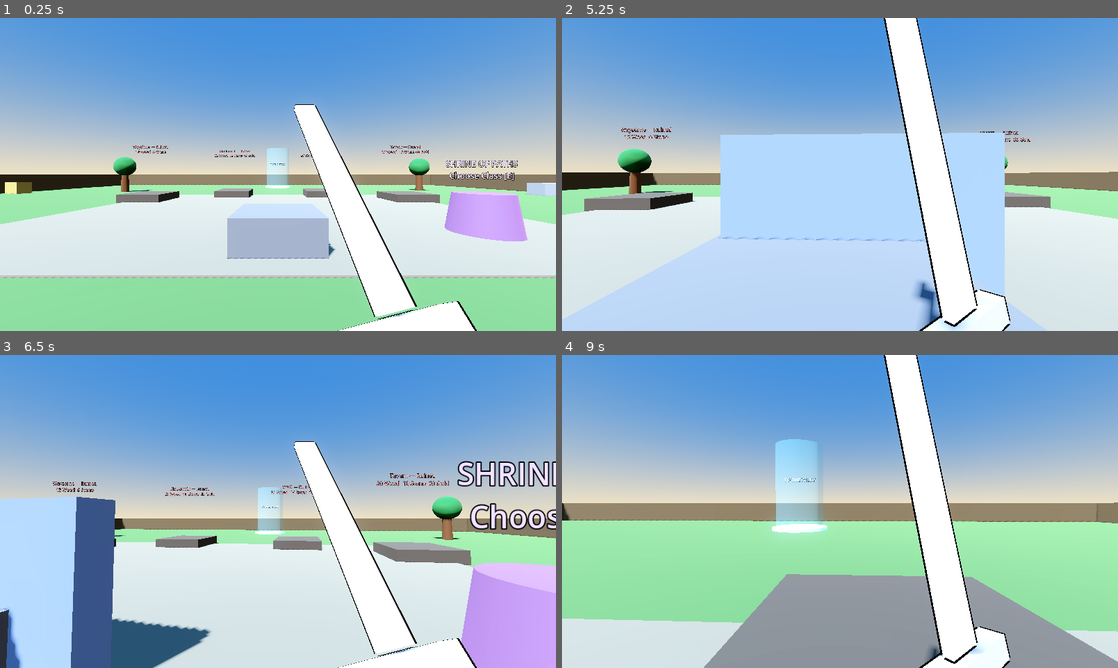
Above: before the commit, frames 1-4 (two rows, left to right).
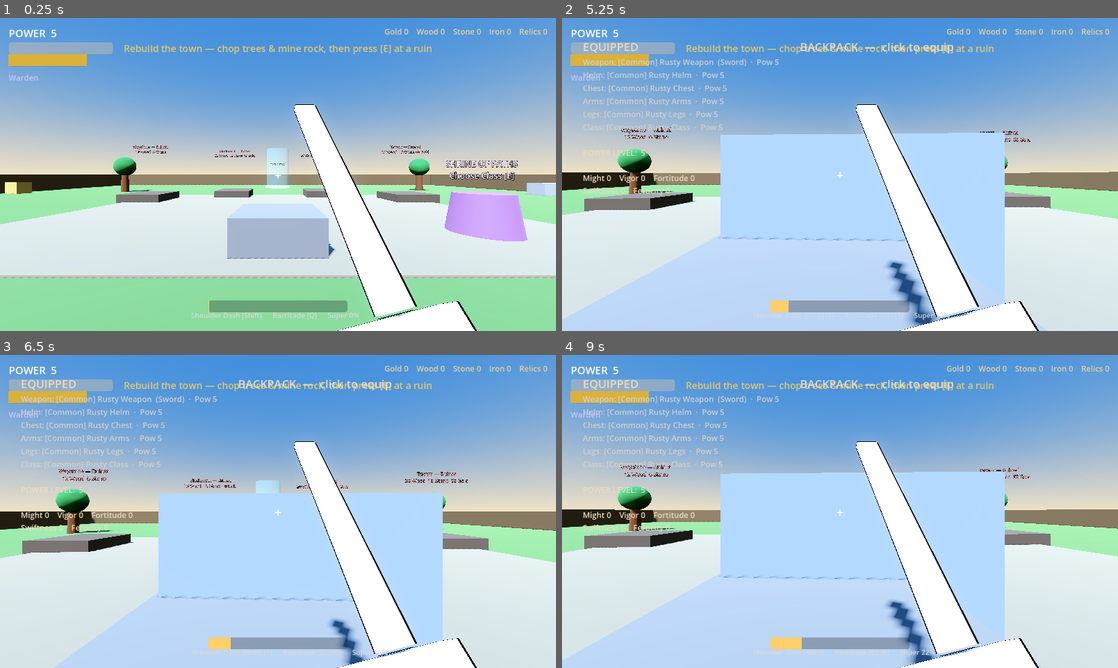
Above: after the commit, the same moments.

Repository: trevorvail3/Slayer
Game: Godot game, scene res://scenes/hub.tscn
Two runs of this game, one before a commit and one after it. Both use one fixed random seed, a clock stepped at 60 frames per second and the inputs below.
Inputs (mouse positions are in pixels of both pictures, inside the frame that each line leads up to):
- Up to frame 1 (0.25 s): no input
- Up to frame 2 (5.25 s): tap E (interact) at 0.5, 1.25, 2, 2.75, 3.5, 3.6, 4.25 s; move the mouse to (867, 174) at 0.52 s; press the mouse at (867, 174) at 0.53 s; hold W (move_forward) from 0.53 s (still down); tap Space (jump) at 0.77, 1.52, 3.02, 3.77, 4.52 s; move the mouse to (812, 174) at 1.27 s; release the mouse at (812, 174) at 1.28 s; right-click (812, 174) at 1.35 s; click (812, 174) at 1.42 s; move the mouse to (851, 168) at 2.02 s; hold Q (class_ability) 2.03-2.78 s; click (851, 168) at 2.17 s; move the mouse to (834, 180) at 2.77 s; tap Shift (dodge) at 2.85 s; click (834, 180) at 2.92 s; move the mouse to (878, 177) at 3.52 s; click (878, 177) at 3.67 s; move the mouse to (795, 171) at 4.27 s; tap F (super) at 4.35 s; click (795, 171) at 4.42 s; move the mouse to (845, 174) at 5.02 s; tap I at 5.1 s; click (845, 174) at 5.17 s
- Up to frame 3 (6.5 s): move the mouse to (255, 505) at 5.77 s; release W (move_forward) at 5.78 s; hold D (move_right) from 5.78 s (still down); click (255, 505) at 5.85 s; tap Space (jump) at 6.02 s
- Up to frame 4 (9 s): move the mouse to (867, 511) at 6.52 s; release D (move_right) at 6.53 s; hold Right mouse button (block) 6.53-7.28 s; hold W (move_forward) 6.53-8.78 s; click (867, 511) at 6.67 s; tap Space (jump) at 6.77, 7.52 s; move the mouse to (812, 511) at 7.27 s; tap Q (class_ability) at 7.35 s; click (812, 511) at 7.42 s; move the mouse to (851, 505) at 8.02 s; hold Shift (dodge) 8.03-8.78 s; click (851, 505) at 8.17 s; move the mouse to (834, 517) at 8.77 s; hold A (move_left) from 8.78 s (still down); tap E (interact) at 8.85 s; click (834, 517) at 8.92 s

The runs differ from the first frame. In frame 1, 3.3% of the frame differs, in the area x 1-99%, y 3-97%; in frame 2, 14%; in frame 3, 50%; in frame 4, 55%, in the area x 0-100%, y 0-100%.
Error before the commit: Parse Error: Identifier "root" not declared in the current scope. (res://scripts/ui/hud.gd:142)

Commit message:
Fix: HUD parser error — region banner insert split _build() in half
The v0.8 edit anchored the new region-banner construction (and the
show_region function) after ability_label, which sits mid-_build(); the
toast/objective/resource construction below the new func fell out of scope
("Identifier root not declared"). Restore all widget construction inside
_build() and move show_region below it as a standalone method.

Co-Authored-By: Claude Opus 4.8 <noreply@anthropic.com>
Claude-Session: https://claude.ai/code/session_01BSW54Paq7ZG23rR9KqKiVs

Diff:
--- a/scripts/ui/hud.gd
+++ b/scripts/ui/hud.gd
@@ -121,6 +121,33 @@
 	region_box.add_child(region_sub)
 	root.add_child(region_box)
 
+	toast = Label.new()
+	toast.set_anchors_preset(Control.PRESET_CENTER_BOTTOM)
+	toast.position -= Vector2(180, 90)
+	toast.add_theme_font_size_override("font_size", 22)
+	root.add_child(toast)
+
+	objective_label = Label.new()
+	objective_label.set_anchors_preset(Control.PRESET_TOP_WIDE)
+	objective_label.horizontal_alignment = HORIZONTAL_ALIGNMENT_CENTER
+	objective_label.offset_top = 54
+	objective_label.mouse_filter = Control.MOUSE_FILTER_IGNORE
+	objective_label.add_theme_font_size_override("font_size", 22)
+	objective_label.add_theme_color_override("font_color", Color("e6c86a"))
+	objective_label.text = ""
+	root.add_child(objective_label)
+
+	resource_label = Label.new()
+	resource_label.set_anchors_preset(Control.PRESET_TOP_RIGHT)
+	resource_label.grow_horizontal = Control.GROW_DIRECTION_BEGIN
+	resource_label.position = Vector2(-20, 18)
+	resource_label.horizontal_alignment = HORIZONTAL_ALIGNMENT_RIGHT
+	resource_label.mouse_filter = Control.MOUSE_FILTER_IGNORE
+	resource_label.add_theme_font_size_override("font_size", 18)
+	resource_label.add_theme_color_override("font_color", Color("e6d29a"))
+	resource_label.text = ""
+	root.add_child(resource_label)
+
 ## Big fading "area discovered" banner.
 func show_region(title: String, sub: String = "") -> void:
 	if region_title == null:
@@ -135,33 +162,6 @@
 	_region_tween.tween_interval(2.4)
 	_region_tween.tween_property(region_box, "modulate:a", 0.0, 0.9)
 
-	toast = Label.new()
-	toast.set_anchors_preset(Control.PRESET_CENTER_BOTTOM)
-	toast.position -= Vector2(180, 90)
-	toast.add_theme_font_size_override("font_size", 22)
-	root.add_child(toast)
-
-	objective_label = Label.new()
-	objective_label.set_anchors_preset(Control.PRESET_TOP_WIDE)
-	objective_label.horizontal_alignment = HORIZONTAL_ALIGNMENT_CENTER
-	objective_label.offset_top = 54
-	objective_label.mouse_filter = Control.MOUSE_FILTER_IGNORE
-	objective_label.add_theme_font_size_override("font_size", 22)
-	objective_label.add_theme_color_override("font_color", Color("e6c86a"))
-	objective_label.text = ""
-	root.add_child(objective_label)
-
-	resource_label = Label.new()
-	resource_label.set_anchors_preset(Control.PRESET_TOP_RIGHT)
-	resource_label.grow_horizontal = Control.GROW_DIRECTION_BEGIN
-	resource_label.position = Vector2(-20, 18)
-	resource_label.horizontal_alignment = HORIZONTAL_ALIGNMENT_RIGHT
-	resource_label.mouse_filter = Control.MOUSE_FILTER_IGNORE
-	resource_label.add_theme_font_size_override("font_size", 18)
-	resource_label.add_theme_color_override("font_color", Color("e6d29a"))
-	resource_label.text = ""
-	root.add_child(resource_label)
-
 func set_objective(text: String) -> void:
 	if objective_label:
 		objective_label.text = text
